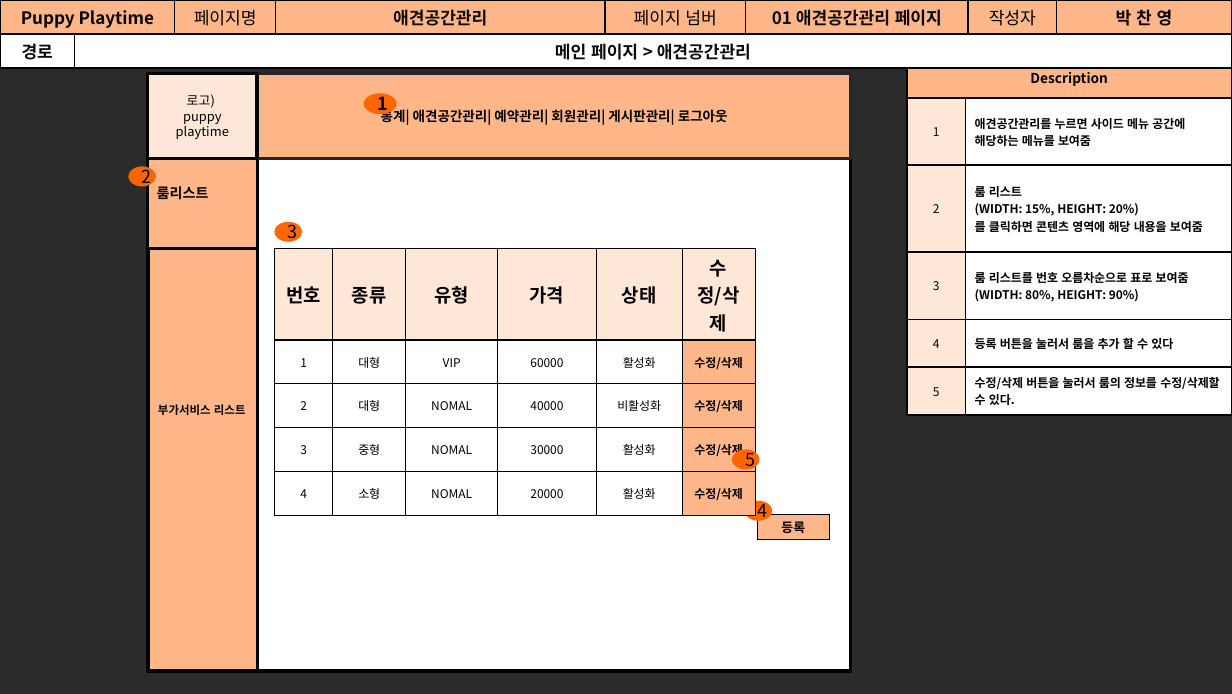
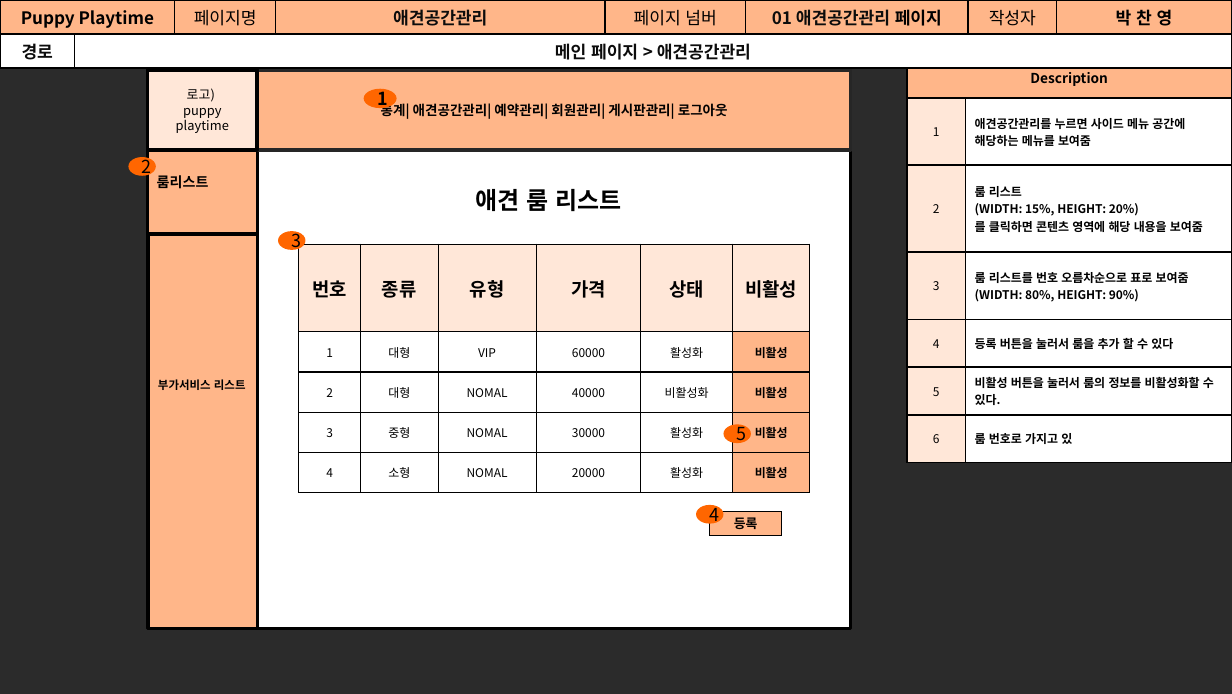
Before and after one commit to Jogging-Kim-Chaebak/PuppyPlaytime, a slide deck: slide 12 of 프로젝트 산출물/9. 스토리보드/Puppy Playtime 관리자 스토리보드.pptx. Drawn at 1232x694 pixels with LibreOffice and Linux fonts; fonts in the diff are those of the drawing; background and template pictures are left out; a plain dark background stands for a picture behind light text. Boxes give left, top, right and bottom in pixels: in the first picture for what was removed or moved away, otherwise in the second. Text is boxed around its words. In the diff, an @@ line names an element or a change of style, - is before the commit and + after.

Commit message:
박찬영 관리자 요구사항, 스토리보드 수정 반영

```diff
--- a/프로젝트 산출물/9. 스토리보드/Puppy Playtime 관리자 스토리보드.pptx
+++ b/프로젝트 산출물/9. 스토리보드/Puppy Playtime 관리자 스토리보드.pptx
@@ table at [907,58,1231,463] @@
-row 6: 5 | 수정/삭제 버튼을 눌러서 룸의 정보를 수정/삭제할 수 있다.
+row 6: 5 | 비활성 버튼을 눌러서 룸의 정보를 비활성화할 수 있다.
+row 7: 6 | 룸 번호로 가지고 있
@@ rectangle "로고)": place and size @@
-rectangle "로고)" at [148,73,257,158]
+rectangle "로고)" at [148,70,257,150]
@@ rectangle "통계| 애견공간관리| 예약관리| 회원관리| 게시판관리| ...": place and size @@
-rectangle "통계| 애견공간관리| 예약관리| 회원관리| 게시판관리| ..." at [257,73,850,158]
+rectangle "통계| 애견공간관리| 예약관리| 회원관리| 게시판관리| ..." at [257,70,850,150]
@@ ellipse "1": place and size @@
-ellipse "1" at [363,94,397,115]
+ellipse "1" at [363,89,397,108]
@@ rectangle "룸리스트": place and size @@
-rectangle "룸리스트" at [148,137,257,249]
+rectangle "룸리스트" at [148,129,257,234]
@@ rectangle: place and size @@
-rectangle at [148,134,851,670]
+rectangle at [148,127,851,628]
@@ rectangle "부가서비스 리스트": place and size @@
-rectangle "부가서비스 리스트" at [149,152,257,670]
+rectangle "부가서비스 리스트" at [149,143,257,628]
@@ ellipse "2": place and size @@
-ellipse "2" at [128,166,155,186]
+ellipse "2" at [128,156,155,175]
@@ text added at [476,189,621,211], 14 pt, text #000000, bold @@
+애견 룸 리스트
@@ ellipse "3": place and size @@
-ellipse "3" at [275,222,302,241]
+ellipse "3" at [278,232,306,250]
@@ table at [298,244,809,492] @@
-row 1, column 6: 수정/삭제
+row 1, column 6: 비활성
-row 2, column 6: 수정/삭제
+row 2, column 6: 비활성
-row 3, column 6: 수정/삭제
+row 3, column 6: 비활성
-row 4, column 6: 수정/삭제
+row 4, column 6: 비활성
-row 5, column 6: 수정/삭제
+row 5, column 6: 비활성
@@ table: place and size @@
-table at [275,249,755,504]
+table at [298,244,809,492]
@@ ellipse "5": place and size @@
-ellipse "5" at [732,450,759,469]
+ellipse "5" at [723,424,750,442]
@@ ellipse "4": place and size @@
-ellipse "4" at [744,500,771,520]
+ellipse "4" at [744,469,771,488]
@@ ellipse added at [696,505,723,524], fill #FF6600, 10.5 pt, text #000000 @@
+4
@@ rectangle "등록": place and size @@
-rectangle "등록" at [758,514,829,538]
+rectangle "등록" at [710,511,781,535]
```
Also in this commit, not shown: 23 other slides changed, 1 slide removed, 3 other files.
